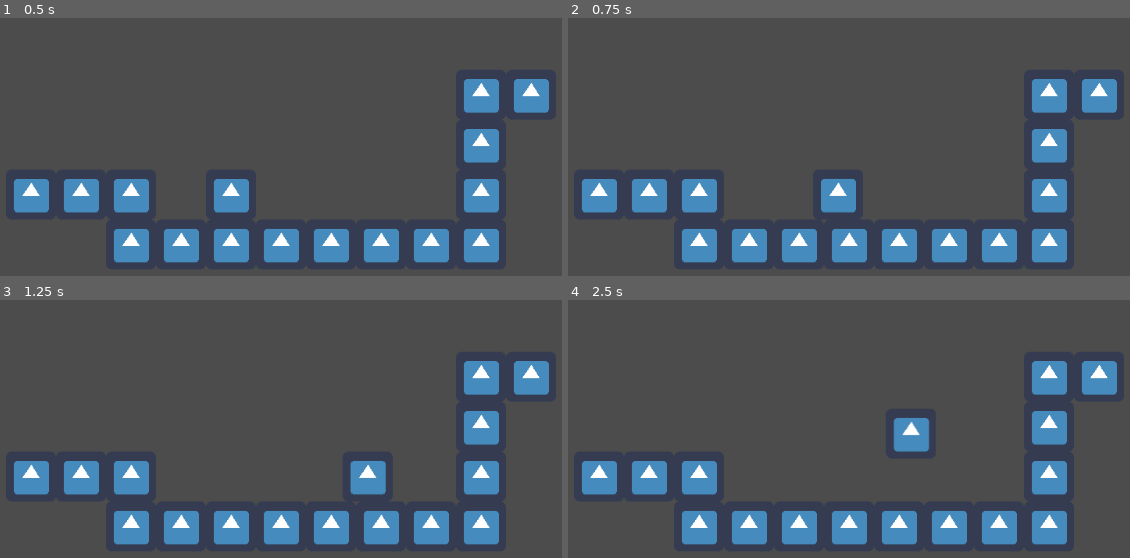
Above: before the commit, frames 1-4 (two rows, left to right).
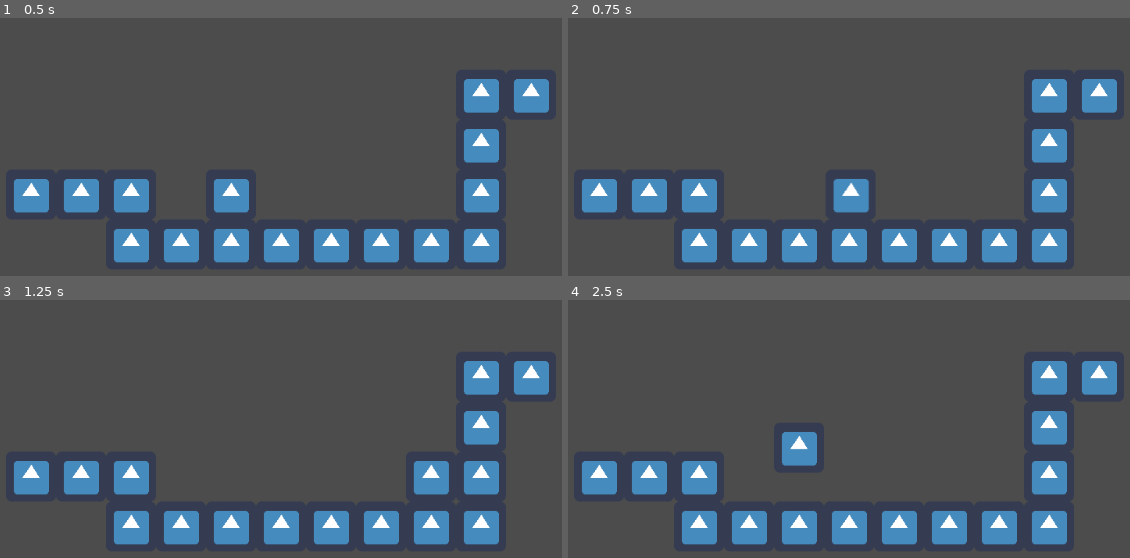
Above: after the commit, the same moments.

Repository: MauveMagician/ten-dragon-action
Game: Godot game, scene res://scene/testscene.tscn
Same seed, same stepped clock (60 frames per second), same inputs: the game is played once before the commit and once after it. The engine's default icon, where the game draws it, is replaced by a stand-in: a white triangle on a blue panel in a dark square.
Inputs:
- Up to frame 1 (0.5 s): no input
- Up to frame 2 (0.75 s): hold Right (ui_right) from 0.53 s (still down); tap C (dash, bound only after the commit) at 0.6 s
- Up to frame 3 (1.25 s): keep holding Right (ui_right); tap Z (jump) at 0.77, 0.8, 1.07 s
- Up to frame 4 (2.5 s): tap Z (jump) at 1.35, 1.52, 1.82, 2.3 s; tap C (dash, bound only after the commit) at 1.55, 2.1 s; release Right (ui_right) at 2.03 s; hold Left (ui_left) from 2.03 s (still down)

Frame 1 is identical in both runs. In frame 2, 0.8% of the frame differs, in the area x 45-54%, y 62-76%; in frame 3, 1.6%; in frame 4, 1.7%, in the area x 38-65%, y 45-65%.

Commit message:
added dash :)

Diff:
--- a/project.godot
+++ b/project.godot
@@ -22,6 +22,8 @@
 shoot=[ Object(InputEventKey,"resource_local_to_scene":false,"resource_name":"","device":0,"alt":false,"shift":false,"control":false,"meta":false,"command":false,"pressed":false,"scancode":88,"unicode":0,"echo":false,"script":null)
 , Object(InputEventJoypadButton,"resource_local_to_scene":false,"resource_name":"","device":0,"button_index":2,"pressure":0.0,"pressed":false,"script":null)
  ]
+dash=[ Object(InputEventKey,"resource_local_to_scene":false,"resource_name":"","device":0,"alt":false,"shift":false,"control":false,"meta":false,"command":false,"pressed":false,"scancode":67,"unicode":0,"echo":false,"script":null)
+ ]
 
 [rendering]
 
--- a/scene/PlayerCharacter.gd
+++ b/scene/PlayerCharacter.gd
@@ -5,23 +5,40 @@
 export var verticalSpeed = -1050
 export var horizontalSpeed = 250
 var motion = Vector2()
+var facingLeft = -1
+var dashing = false
 
 func _ready():
 	# Called when the node is added to the scene for the first time.
 	# Initialization here
 	pass
 
+func dash ():
+	motion.y = 0
+	dashing = true
+	$DashTiming.start()
+
+func _on_DashTiming_timeout():
+	dashing = false
+
 func _physics_process(delta):
-	motion.y -= GRAVITY_SPEED
-	if Input.is_action_pressed("ui_right"):
-		motion.x = horizontalSpeed
-	elif Input.is_action_pressed("ui_left"):
-		motion.x = -horizontalSpeed
-	else:
-		motion.x = 0
+	if dashing:
+		motion.x += facingLeft * 35
+	if Input.is_action_just_pressed("dash") and not dashing:
+		dash ()
 	if Input.is_action_just_pressed("jump"):
 		if is_on_floor():
 			motion.y = verticalSpeed
-	elif Input.is_action_just_released("jump") and motion.y < -45:
+	elif Input.is_action_just_released("jump") and motion.y < GRAVITY_SPEED:
 		motion.y = GRAVITY_SPEED
+	if not dashing:
+		motion.y -= GRAVITY_SPEED
+		if Input.is_action_pressed("ui_right"):
+			facingLeft = 1
+			motion.x = horizontalSpeed
+		elif Input.is_action_pressed("ui_left"):
+			facingLeft = -1
+			motion.x = -horizontalSpeed
+		else:
+			motion.x = 0
 	motion = move_and_slide(motion, FLOOR_NORMAL)
--- a/scene/PlayerCharacter.tscn
+++ b/scene/PlayerCharacter.tscn
@@ -8,7 +8,7 @@
 custom_solver_bias = 0.0
 extents = Vector2( 13, 13 )
 
-[node name="PlayerCharacter" type="KinematicBody2D"]
+[node name="PlayerCharacter" type="KinematicBody2D" index="0"]
 
 input_pickable = false
 collision_layer = 1
@@ -27,3 +27,12 @@
 [node name="sprite" type="Sprite" parent="." index="1"]
 
 texture = ExtResource( 2 )
+
+[node name="DashTiming" type="Timer" parent="." index="2"]
+
+process_mode = 1
+wait_time = 0.5
+one_shot = false
+autostart = false
+
+[connection signal="timeout" from="DashTiming" to="." method="_on_DashTiming_timeout"]
--- a/scene/testscene.tscn
+++ b/scene/testscene.tscn
@@ -8,7 +8,7 @@
 custom_solver_bias = 0.0
 extents = Vector2( 13, 13 )
 
-[node name="Node2D" type="Node2D" index="0"]
+[node name="Node2D" type="Node2D"]
 
 position = Vector2( 512, 288 )
 scale = Vector2( 16, 9.5 )
